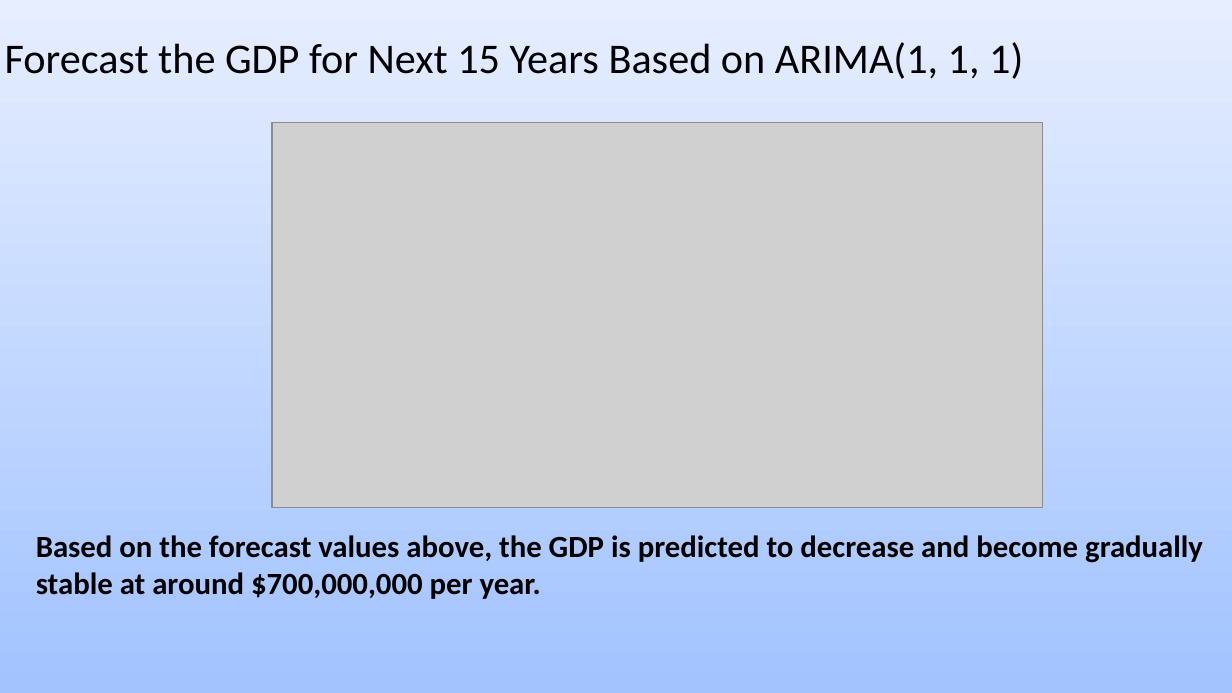
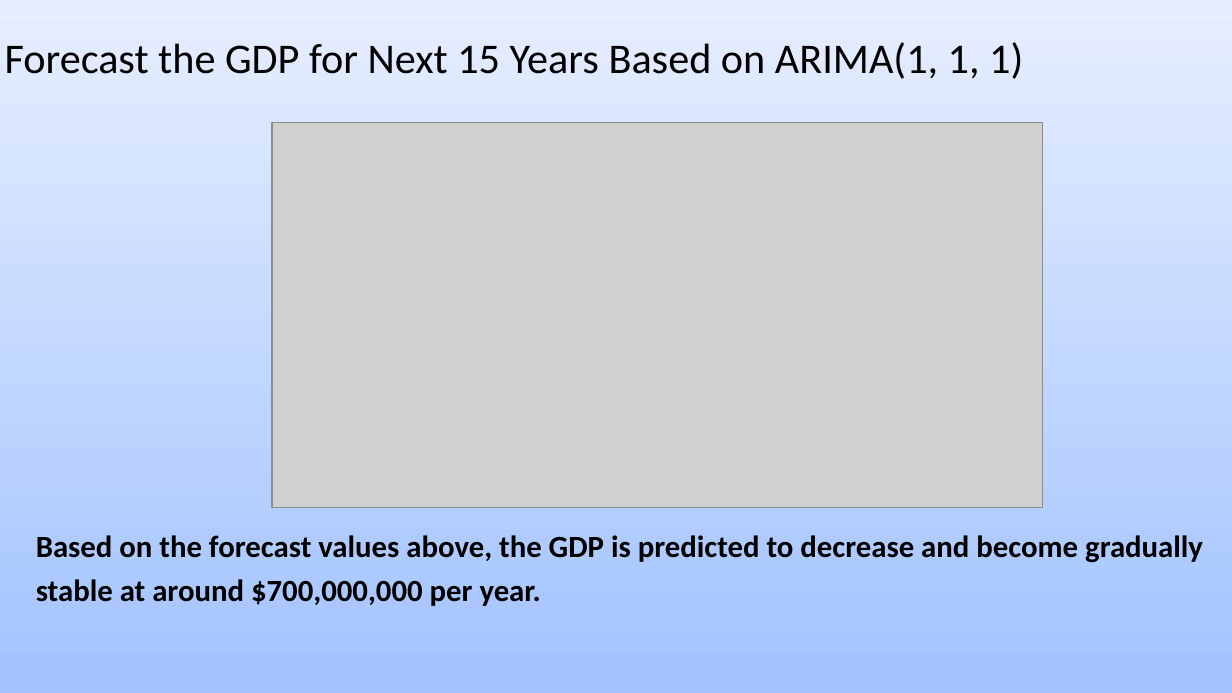
Before and after one commit to msspprojects/615finalproject, a slide deck: slide 5 of 615final2.pptx. Drawn at 1232x693 pixels with LibreOffice and Linux fonts; fonts in the diff are those of the drawing; grey boxes stand for pictures. Boxes give left, top, right and bottom in pixels: in the first picture for what was removed or moved away, otherwise in the second. Text is boxed around its words. In the diff, an @@ line names an element or a change of style, - is before the commit and + after.

Commit message:
made changes to powerpoint files;

```diff
--- a/615final2.pptx
+++ b/615final2.pptx
@@ text at [36,535,1203,606]: text changed @@
-Based on the forecast values above, the GDP is predicted to decrease and become gradually stable at around $700,000,000 per year.
+Based on the forecast values above, the GDP is predicted to decrease and become gradually
+stable at around $700,000,000 per year.
```
Also in this commit, not shown: 2 other slides changed.
